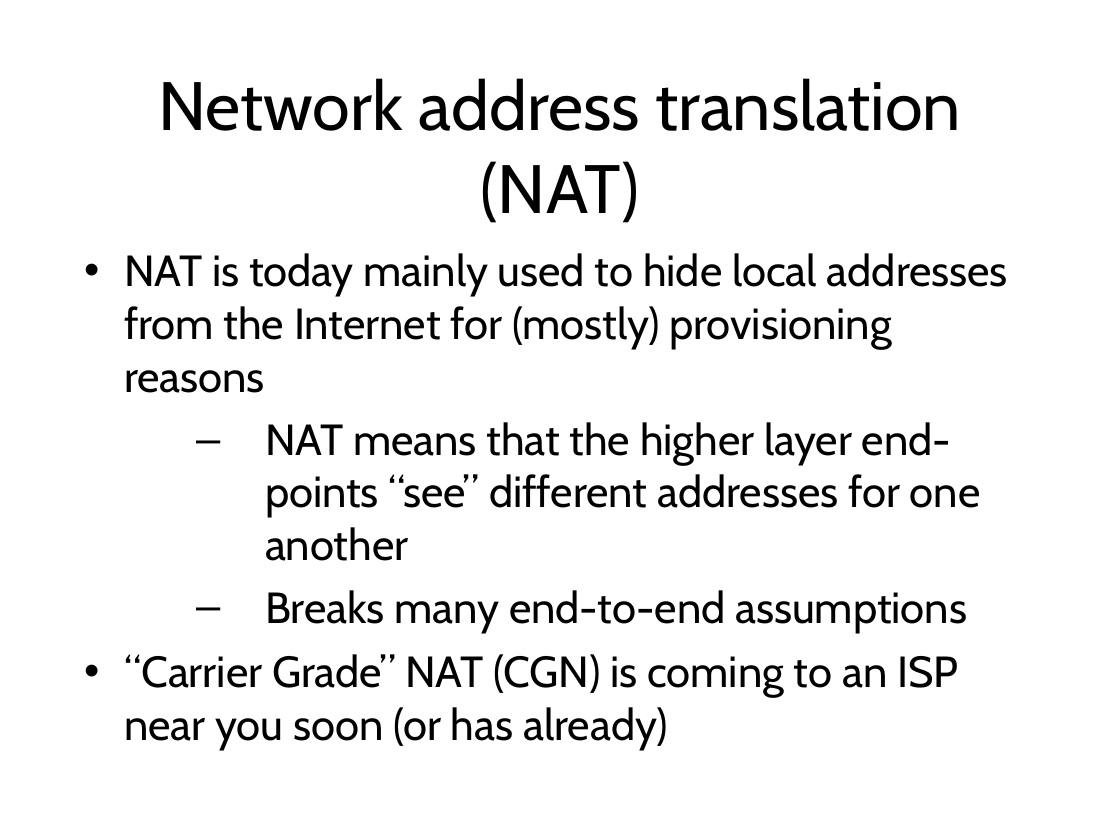
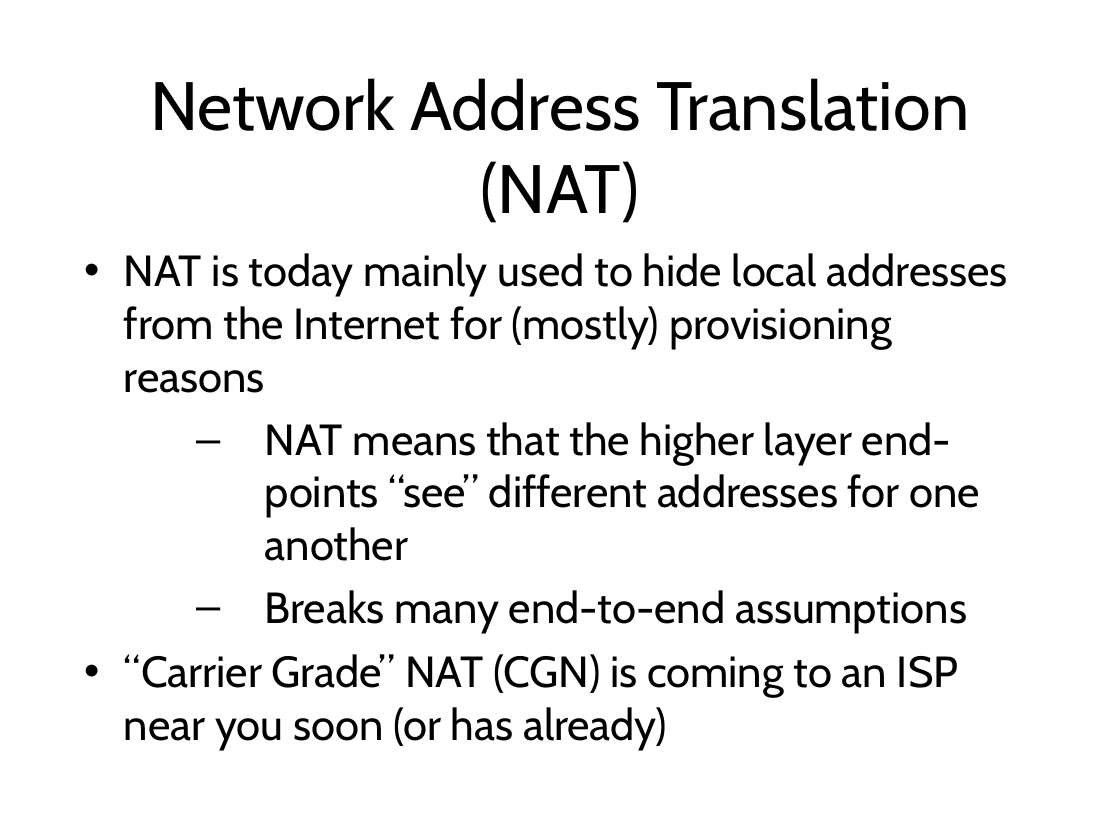
Before and after one commit to sftcd/cs7053, a slide deck: slide 32 of lectures/02-concepts/02-concepts.ppt (slide 31 before the commit). Drawn at 1120x840 pixels with LibreOffice and Linux fonts; fonts in the diff are those of the drawing. Boxes give left, top, right and bottom in pixels: in the first picture for what was removed or moved away, otherwise in the second. Text is boxed around its words. In the diff, an @@ line names an element or a change of style, - is before the commit and + after.

```diff
--- a/lectures/02-concepts/02-concepts.ppt
+++ b/lectures/02-concepts/02-concepts.ppt
@@ title at bbox=[150, 78, 969, 223]: text changed @@
-Network address translation (NAT)
+Network Address Translation (NAT)
```
Also in this commit, not shown: 39 other slides changed, 1 slide added.
